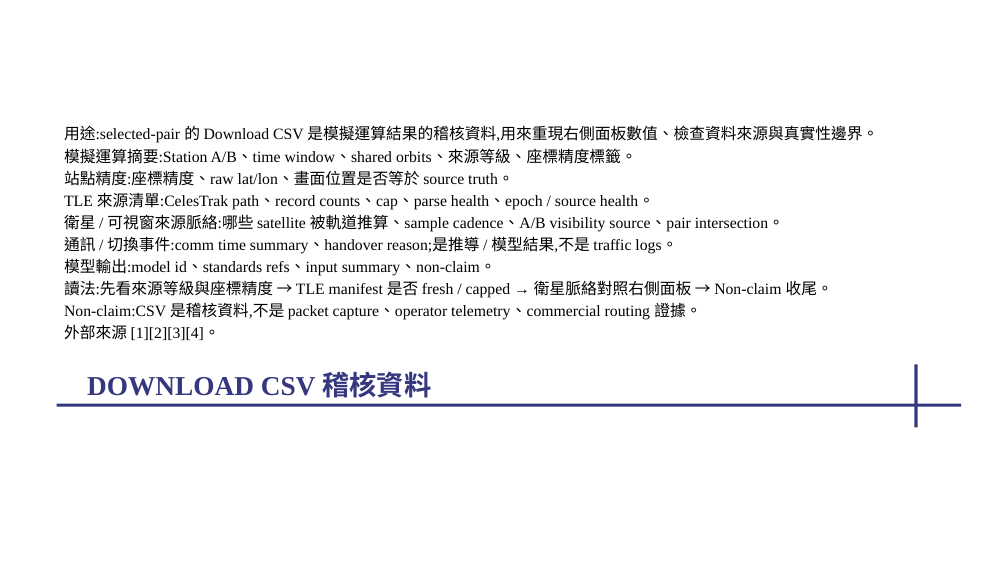
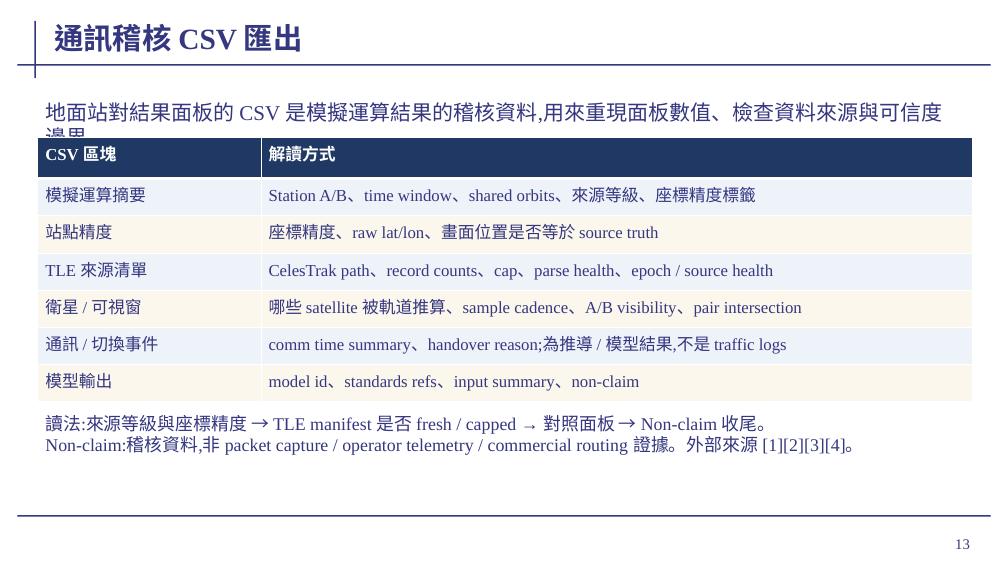
Before and after one commit to cedarwud/scenario-globe-viewer, a slide deck: slide 13 of docs/presentation/wave2-progress-2026-05-19.pptx. Drawn at 1008x567 pixels with LibreOffice and Linux fonts; fonts in the diff are those of the drawing; background and template pictures are left out. Boxes give left, top, right and bottom in pixels: in the first picture for what was removed or moved away, otherwise in the second. Text is boxed around its words. In the diff, an @@ line names an element or a change of style, - is before the commit and + after.

```diff
--- a/docs/presentation/wave2-progress-2026-05-19.pptx
+++ b/docs/presentation/wave2-progress-2026-05-19.pptx
@@ line added from (36, 21) to (36, 78), #35377F 1.5 pt @@
@@ title "通訊稽核 CSV 匯出" at (x1=54, y1=24, x2=303, y2=52): vertical alignment top to bottom @@
@@ title at (x1=54, y1=24, x2=303, y2=52): text changed; size 26 to 28 pt @@
-DOWNLOAD CSV 稽核資料
+通訊稽核 CSV 匯出
@@ line added from (17, 65) to (991, 65), #35377F 1.5 pt @@
@@ text added at (x1=45, y1=102, x2=942, y2=151), 20 pt, text #35377F @@
+地面站對結果面板的 CSV 是模擬運算結果的稽核資料,用來重現面板數值、檢查資料來源與可信度邊界。
@@ table added at (x1=38, y1=138, x2=972, y2=402), 7 rows, 2 columns @@
+CSV 區塊 | 解讀方式
+模擬運算摘要 | Station A/B、time window、shared orbits、來源等級、座標精度標籤
+站點精度 | 座標精度、raw lat/lon、畫面位置是否等於 source truth
+TLE 來源清單 | CelesTrak path、record counts、cap、parse health、epoch / source health
+衛星 / 可視窗 | 哪些 satellite 被軌道推算、sample cadence、A/B visibility、pair intersection
+通訊 / 切換事件 | comm time summary、handover reason;為推導 / 模型結果,不是 traffic logs
+模型輸出 | model id、standards refs、input summary、non-claim
@@ text removed at (x1=64, y1=125, x2=878, y2=340) @@
-用途:selected-pair 的 Download CSV 是模擬運算結果的稽核資料,用來重現右側面板數值、檢查資料來源與真實性邊界。
-模擬運算摘要:Station A/B、time window、shared orbits、來源等級、座標精度標籤。
-站點精度:座標精度、raw lat/lon、畫面位置是否等於 source truth。
-TLE 來源清單:CelesTrak path、record counts、cap、parse health、epoch / source health。
-衛星 / 可視窗來源脈絡:哪些 satellite 被軌道推算、sample cadence、A/B visibility source、pair intersection。
-通訊 / 切換事件:comm time summary、handover reason;是推導 / 模型結果,不是 traffic logs。
-模型輸出:model id、standards refs、input summary、non-claim。
-讀法:先看來源等級與座標精度 → TLE manifest 是否 fresh / capped → 衛星脈絡對照右側面板 → Non-claim 收尾。
-Non-claim:CSV 是稽核資料,不是 packet capture、operator telemetry、commercial routing 證據。
-外部來源 [1][2][3][4]。
@@ line removed from (917, 364) to (917, 427) @@
@@ text added at (x1=45, y1=415, x2=863, y2=455), 17 pt, text #35377F @@
+讀法:來源等級與座標精度 → TLE manifest 是否 fresh / capped → 對照面板 → Non-claim 收尾。
+Non-claim:稽核資料,非 packet capture / operator telemetry / commercial routing 證據。外部來源 [1][2][3][4]。
@@ line removed from (57, 405) to (962, 405) @@
@@ line added from (17, 516) to (991, 516), #35377F 1.5 pt @@
@@ page number added at (x1=955, y1=539, x2=970, y2=549), 14 pt, text #35377F @@
+13
```
Also in this commit, not shown: 21 other slides changed, 1 slide added, 1 slide removed, 2 other files.
